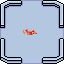
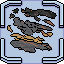
The second (64, 64) image is a revision of the first. Changes to its layers:
renamed "fuel_seed" to "organic_nutrition", hid it, painted on it over (7, 8, 57, 53)
added layer "metal_nutrition" above "fuel_bacteria" over (7, 7, 57, 53)
